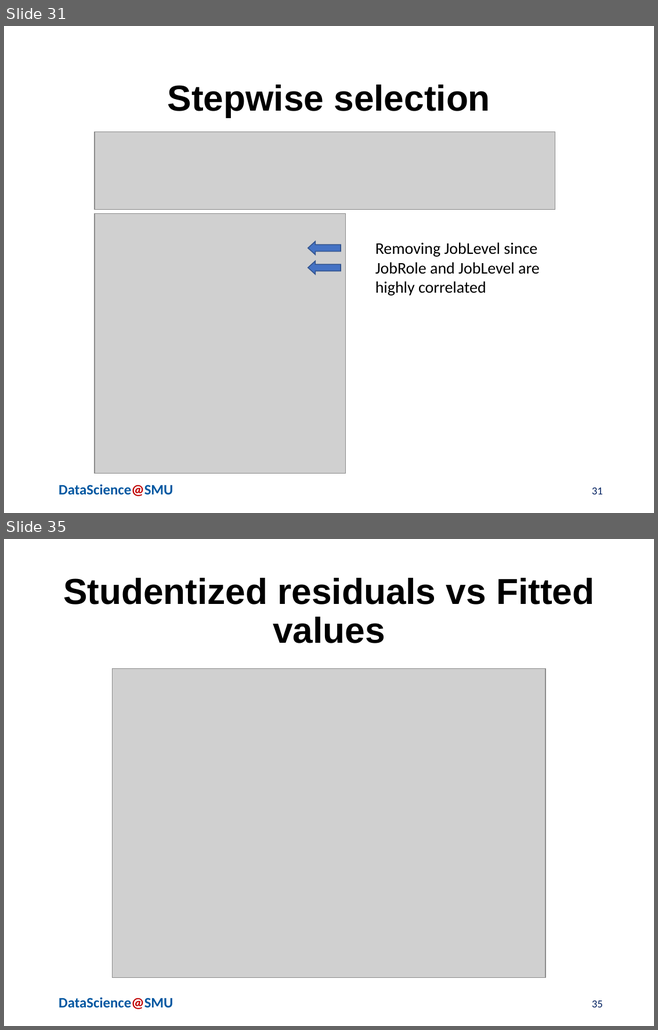
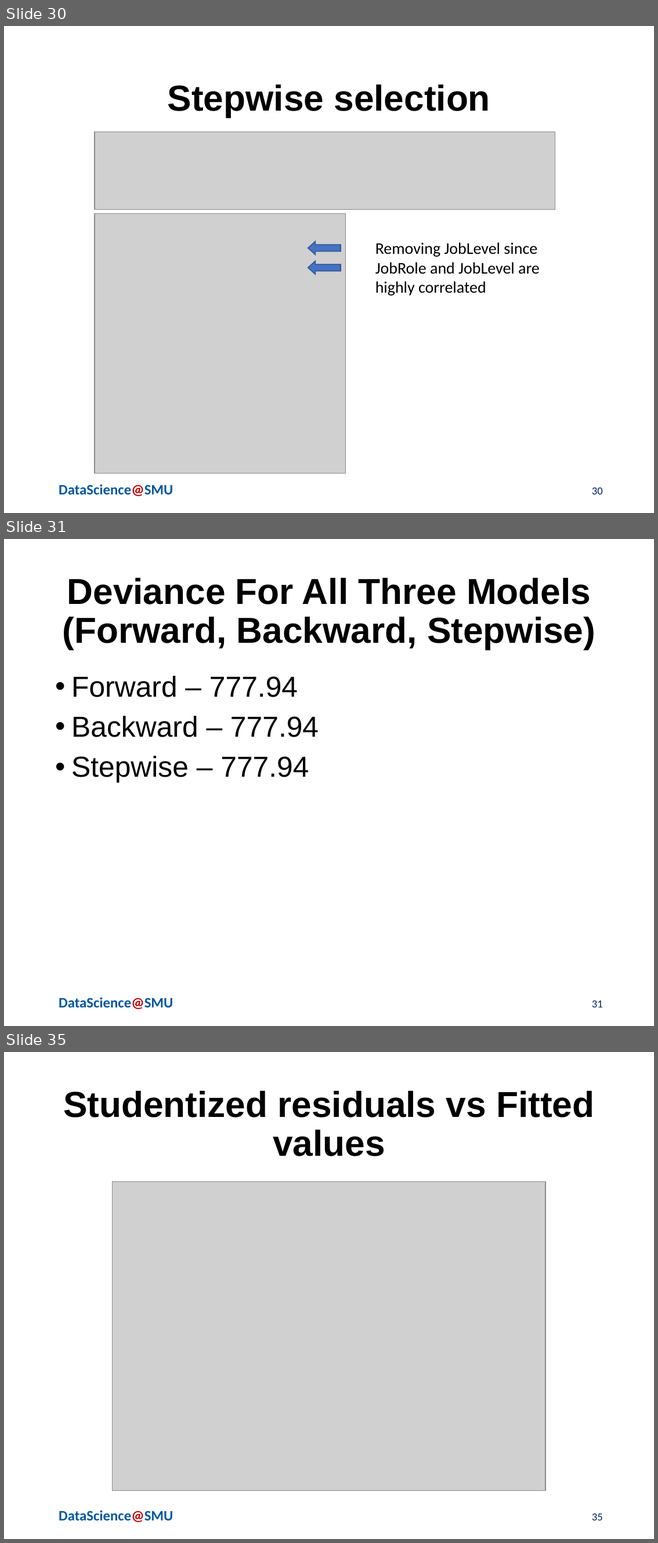
Before and after one commit to chaoshunh/SMU_MSDS, a slide deck: Doing_Data_Science/CaseStudy2/Reports/MSDSPresentationTemplatev0.1_2_2_2_2.pptx. Shown one above the other, each under a label of ours: slides 31 and 35 before the commit, slides 30, 31 and 35 after it; the slides between them are not shown. The pictures are 658x1030 and 658x1543 pixels, drawn with LibreOffice and Linux fonts; fonts in the diff are those of the drawing; grey boxes stand for pictures; background and template pictures are left out. Boxes give left, top, right and bottom in pixels: in the first picture for what was removed or moved away, otherwise in the second. Text is boxed around its words. In the diff, an @@ line names an element or a change of style, - is before the commit and + after.

```diff
--- a/Doing_Data_Science/CaseStudy2/Reports/MSDSPresentationTemplatev0.1_2_2_2_2.pptx
+++ b/Doing_Data_Science/CaseStudy2/Reports/MSDSPresentationTemplatev0.1_2_2_2_2.pptx
@@ slide 31 added at (x1=4, y1=539, x2=654, y2=1026), background #FFFFFF; not listed: 1 template element that a slide beside it also shows @@
@@ title added at (x1=63, y1=578, x2=595, y2=649), 40 pt, text #000000, bold @@
+Deviance For All Three Models (Forward, Backward, Stepwise)
@@ text added at (x1=71, y1=676, x2=318, y2=783), 32 pt, text #000000 @@
+• Forward – 777.94
+• Backward – 777.94
+• Stepwise – 777.94
@@ page number added at (x1=592, y1=1001, x2=603, y2=1008), 12 pt, text #002060 @@
+31
@@ what was slide 31 is now slide 30 @@
@@ page number at (x1=592, y1=488, x2=603, y2=495): text changed @@
-31
+30
```
Also in this commit, not shown: 10 slides changed, 2 other slides added, 4 slides removed.
